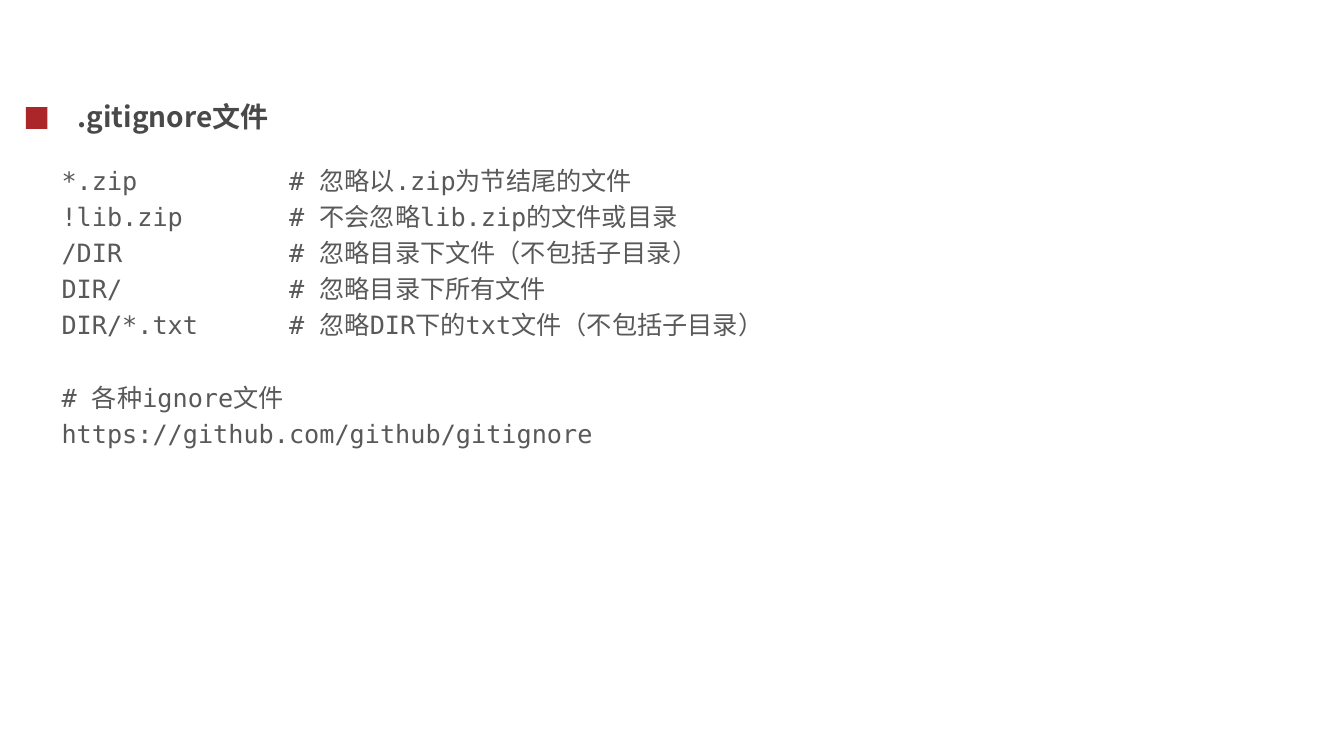
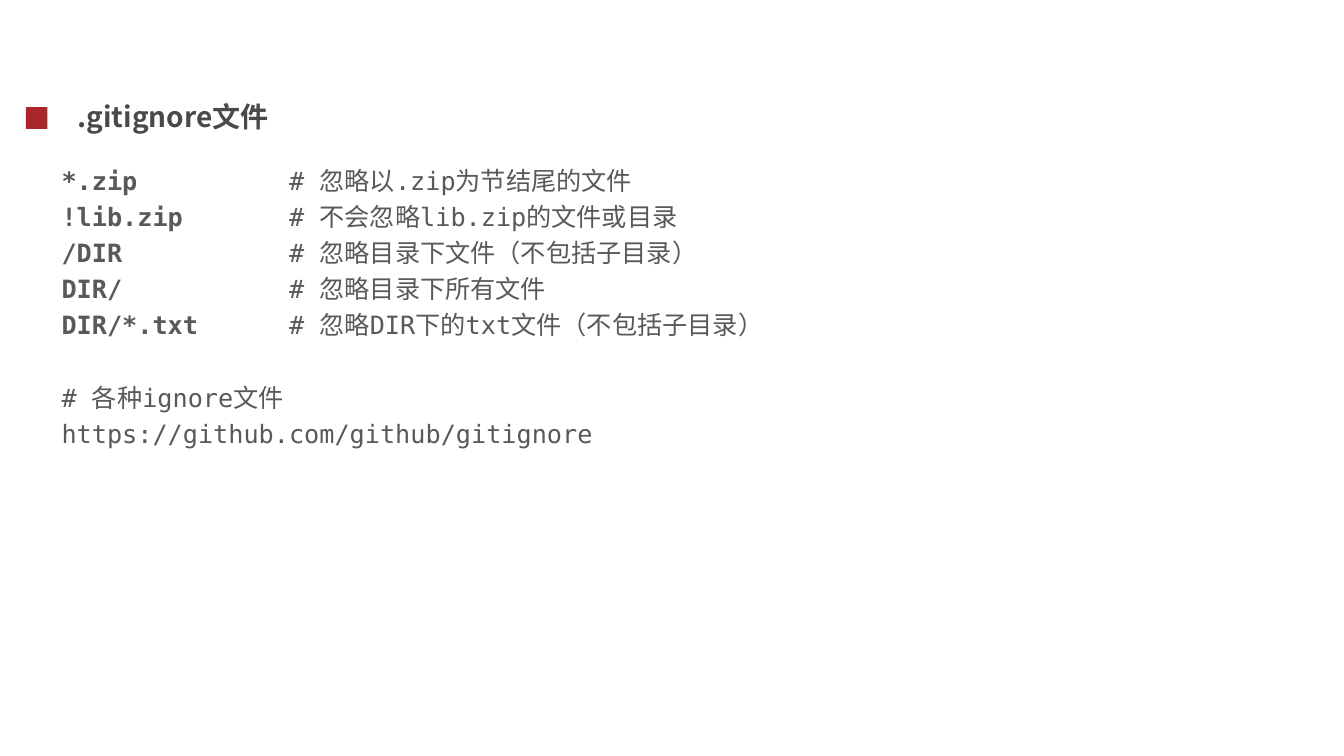
Before and after one commit to cash2one/note-1, a slide deck: slide 7 of toolbox/git使用.ppt. Drawn at 1344x756 pixels with LibreOffice and Linux fonts; fonts in the diff are those of the drawing; background and template pictures are left out. Boxes give left, top, right and bottom in pixels: in the first picture for what was removed or moved away, otherwise in the second. Text is boxed around its words. In the diff, an @@ line names an element or a change of style, - is before the commit and + after.

```diff
--- a/toolbox/git使用.ppt
+++ b/toolbox/git使用.ppt
@@ text at (62, 169, 763, 336): bold on in "*.zip", "!lib.zip", "/DIR", "DIR/" and 1 more places @@
```
Also in this commit, not shown: 9 other slides changed.
